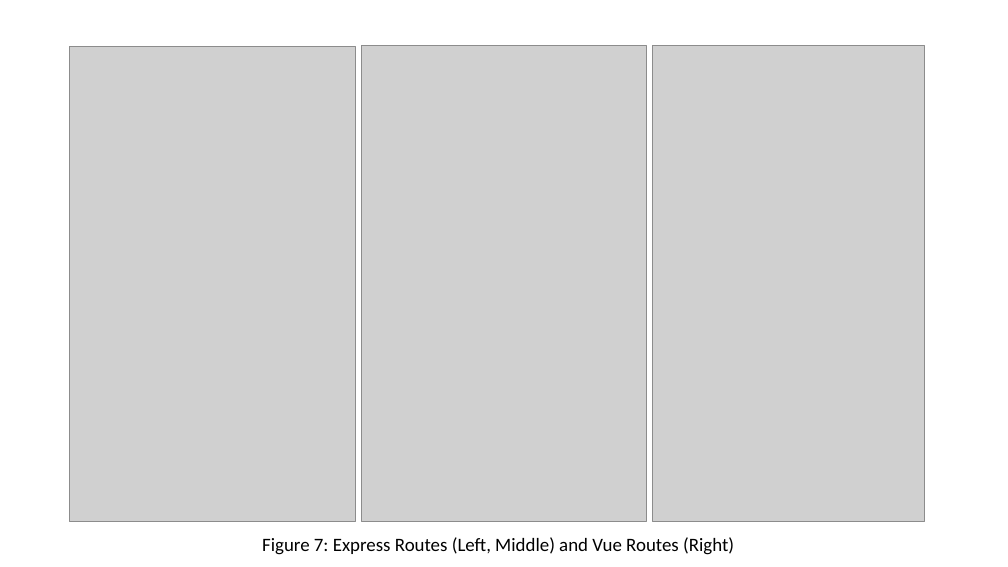
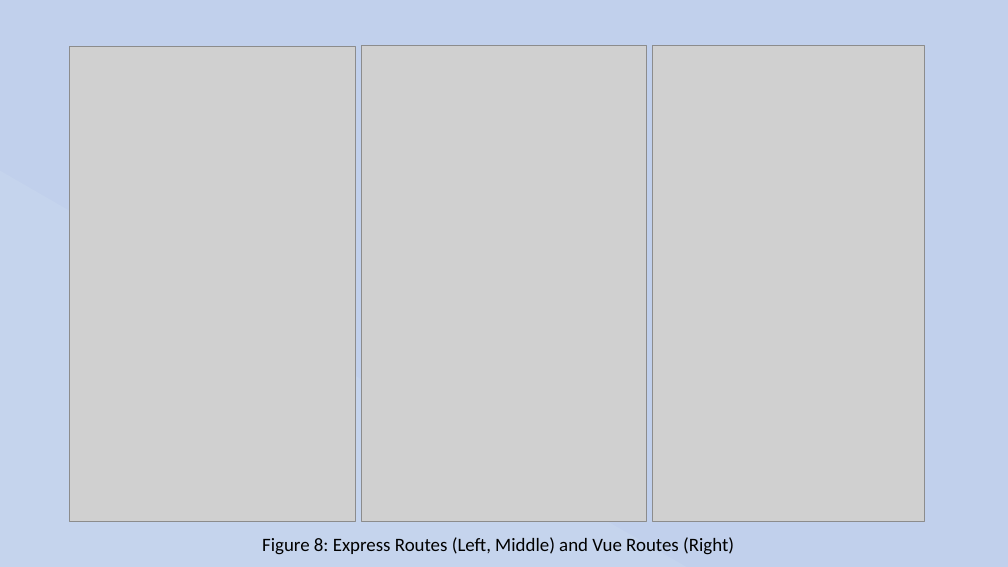
Before and after one commit to Stu-Gotz/pgmp, a slide deck: slide 13 of Presentation.pptx (slide 15 before the commit). Drawn at 1008x567 pixels with LibreOffice and Linux fonts; fonts in the diff are those of the drawing; grey boxes stand for pictures. Boxes give left, top, right and bottom in pixels: in the first picture for what was removed or moved away, otherwise in the second. Text is boxed around its words. In the diff, an @@ line names an element or a change of style, - is before the commit and + after.

```diff
--- a/Presentation.pptx
+++ b/Presentation.pptx
@@ background #FFFFFF to gradient #C1D0EC to #C5D4ED to #CFDBF0 to #ABC0E4 to #C7D5ED @@
@@ text at <box>262,537,734,555</box>: text changed @@
-Figure 7: Express Routes (Left, Middle) and Vue Routes (Right)
+Figure 8: Express Routes (Left, Middle) and Vue Routes (Right)
```
Also in this commit, not shown: 17 other slides changed, 1 slide added, 1 slide removed, 1 other file.
